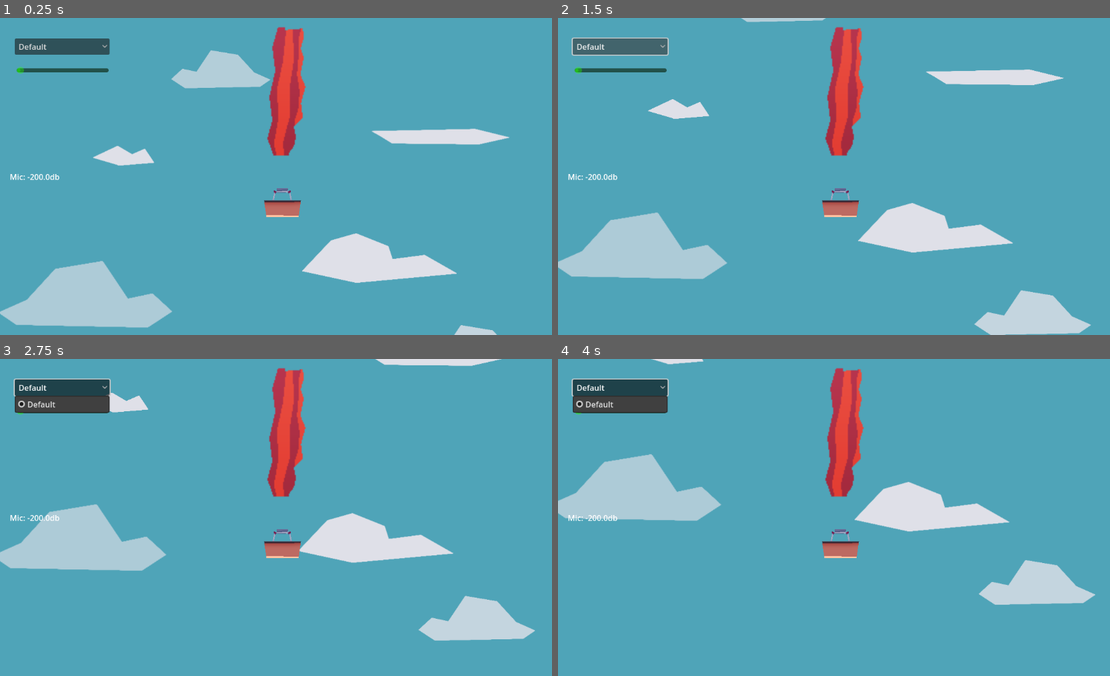
Above: before the commit, frames 1-4 (two rows, left to right).
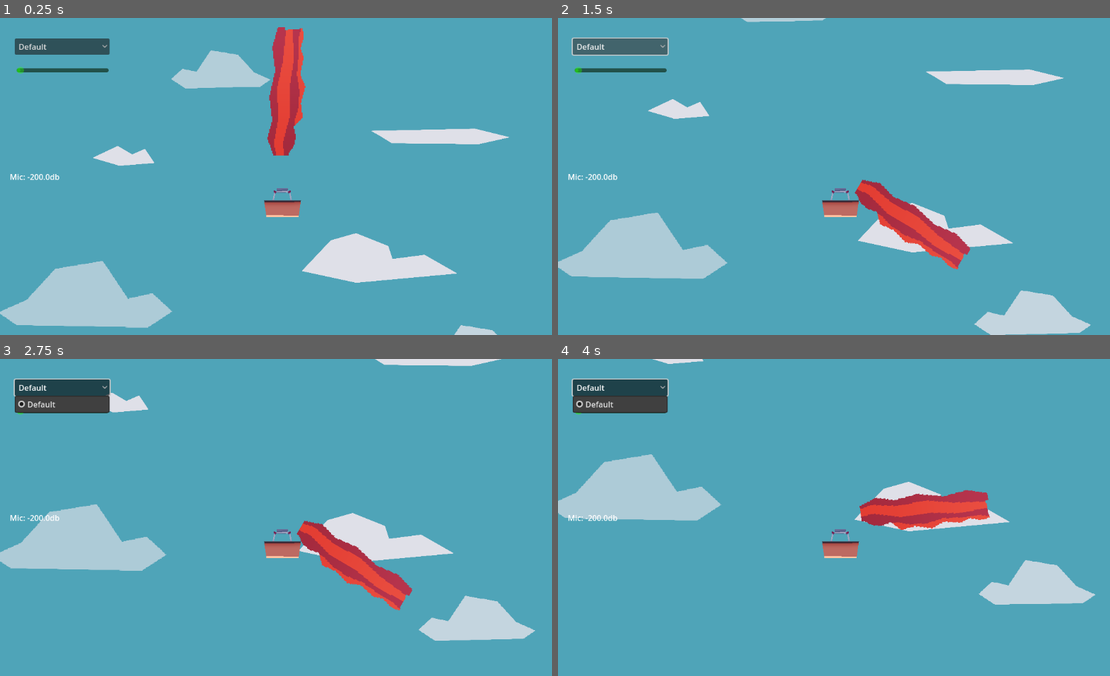
Above: after the commit, the same moments.

Repository: Fabianofski/minijam-191
Game: Godot game, scene res://scenes/game/game.tscn
Two runs of this game, one before a commit and one after it. Both use one fixed random seed, a clock stepped at 60 frames per second and the inputs below.
Inputs (mouse positions are in pixels of both pictures, inside the frame that each line leads up to):
- Up to frame 1 (0.25 s): no input
- Up to frame 2 (1.5 s): click "Default" at 0.5 s; click "Default" at 1.25 s
- Up to frame 3 (2.75 s): click "Default" at 2 s
- Up to frame 4 (4 s): move the mouse to (966, 501) at 2.77 s; move the mouse to (729, 533) at 3.52 s

The runs differ from the first frame. In frame 1, 0.3% of the frame differs, in the area x 0-93%, y 2-100%; in frame 2, 4.3%; in frame 3, 4.3%; in frame 4, 4.3%, in the area x 0-98%, y 0-78%.

Commit message:
add: Balloon rotates in the direction of wind

Diff:
--- a/project.godot
+++ b/project.godot
@@ -27,6 +27,7 @@
 
 [rendering]
 
+textures/canvas_textures/default_texture_filter=0
 renderer/rendering_method="gl_compatibility"
 renderer/rendering_method.mobile="gl_compatibility"
 environment/defaults/default_clear_color=Color(0.309804, 0.643137, 0.721569, 1)
--- a/scenes/game/air_balloon/air_balloon.gd
+++ b/scenes/game/air_balloon/air_balloon.gd
@@ -5,6 +5,8 @@
 
 @export var bounds: float
 @export var speed: float
+
+@onready var balloon_graphics: Node2D = $balloon
 
 func _input(event):
 	if event is InputEventMouseMotion:
@@ -15,6 +17,8 @@
 	var blow_strength = MicControl.get_blow_strength()
 	position.x -= diff.x * speed * delta * blow_strength
 	position.x = clamp(position.x, -bounds, bounds)
+	# Balloon rotation
+	balloon_graphics.look_at((get_local_mouse_position().rotated(PI/2))*-1)
 
 func _on_body_entered(_body: Node2D) -> void:
 	SignalBus.game_over.emit()
--- a/scenes/game/obstacles/bird/bird.tscn
+++ b/scenes/game/obstacles/bird/bird.tscn
@@ -31,4 +31,4 @@
 position = Vector2(11, -3)
 sprite_frames = SubResource("SpriteFrames_70gd6")
 autoplay = "default"
-frame_progress = 0.414465
+frame_progress = 0.714263
